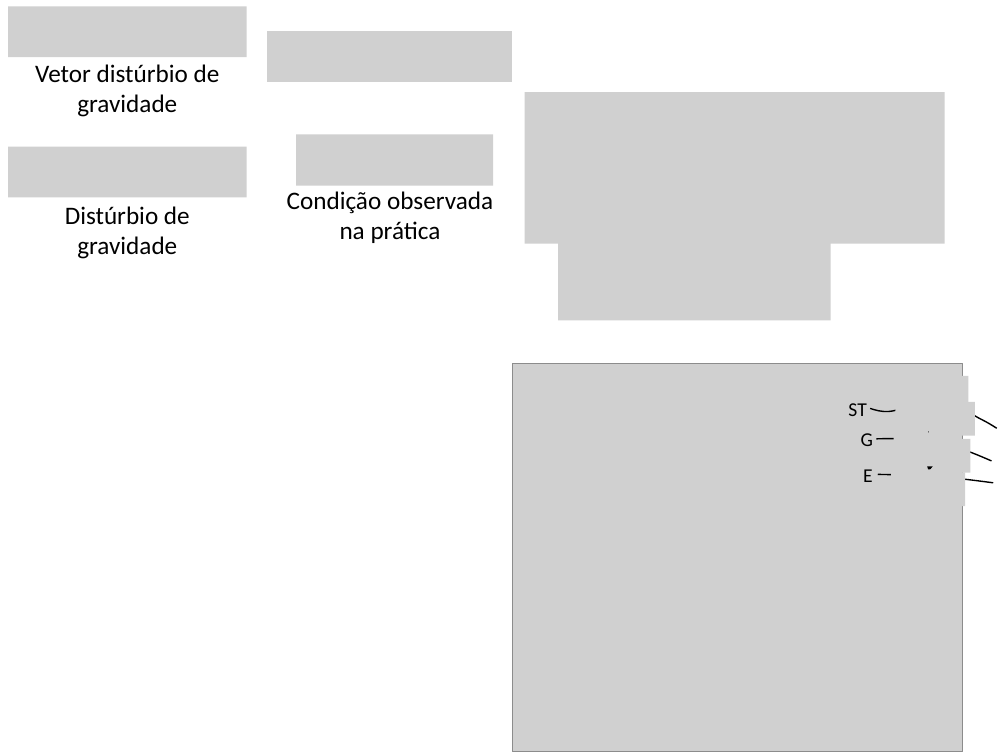
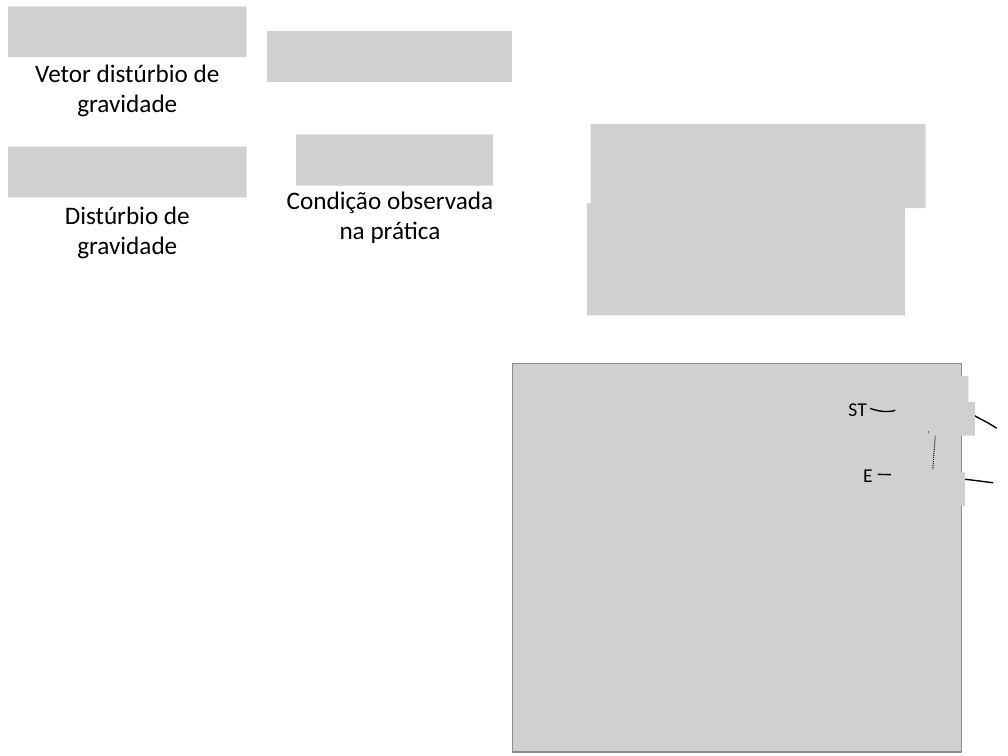
Before and after one commit to pinga-lab/CE-VII-SimBGf-2016, a slide deck: slide 11 of slides/5b_disturbio_gravidade.pptx (slide 10 before the commit). Drawn at 1008x756 pixels with LibreOffice and Linux fonts; fonts in the diff are those of the drawing; grey boxes stand for pictures. Boxes give left, top, right and bottom in pixels: in the first picture for what was removed or moved away, otherwise in the second. Text is boxed around its words. In the diff, an @@ line names an element or a change of style, - is before the commit and + after.

```diff
--- a/slides/5b_disturbio_gravidade.pptx
+++ b/slides/5b_disturbio_gravidade.pptx
@@ picture removed at [524,93,944,244] @@
@@ picture added at [591,124,925,209] @@
@@ picture: place and size @@
-picture at [558,230,831,321]
+picture at [587,204,905,316]
@@ text removed at [861,433,873,446] @@
-G
@@ freeform shape removed at [876,437,993,461] @@
@@ picture removed at [893,432,939,467] @@
@@ picture removed at [926,438,971,473] @@
@@ arrow removed from (934, 443) to (928, 472) @@
```
Also in this commit, not shown: 7 other slides changed, 2 slides added, 1 other file.
